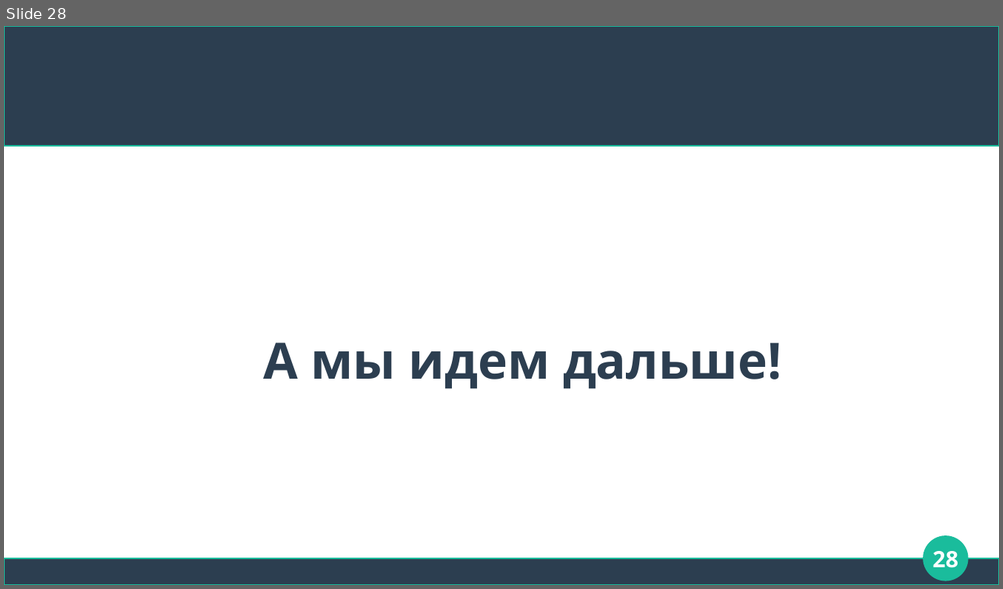
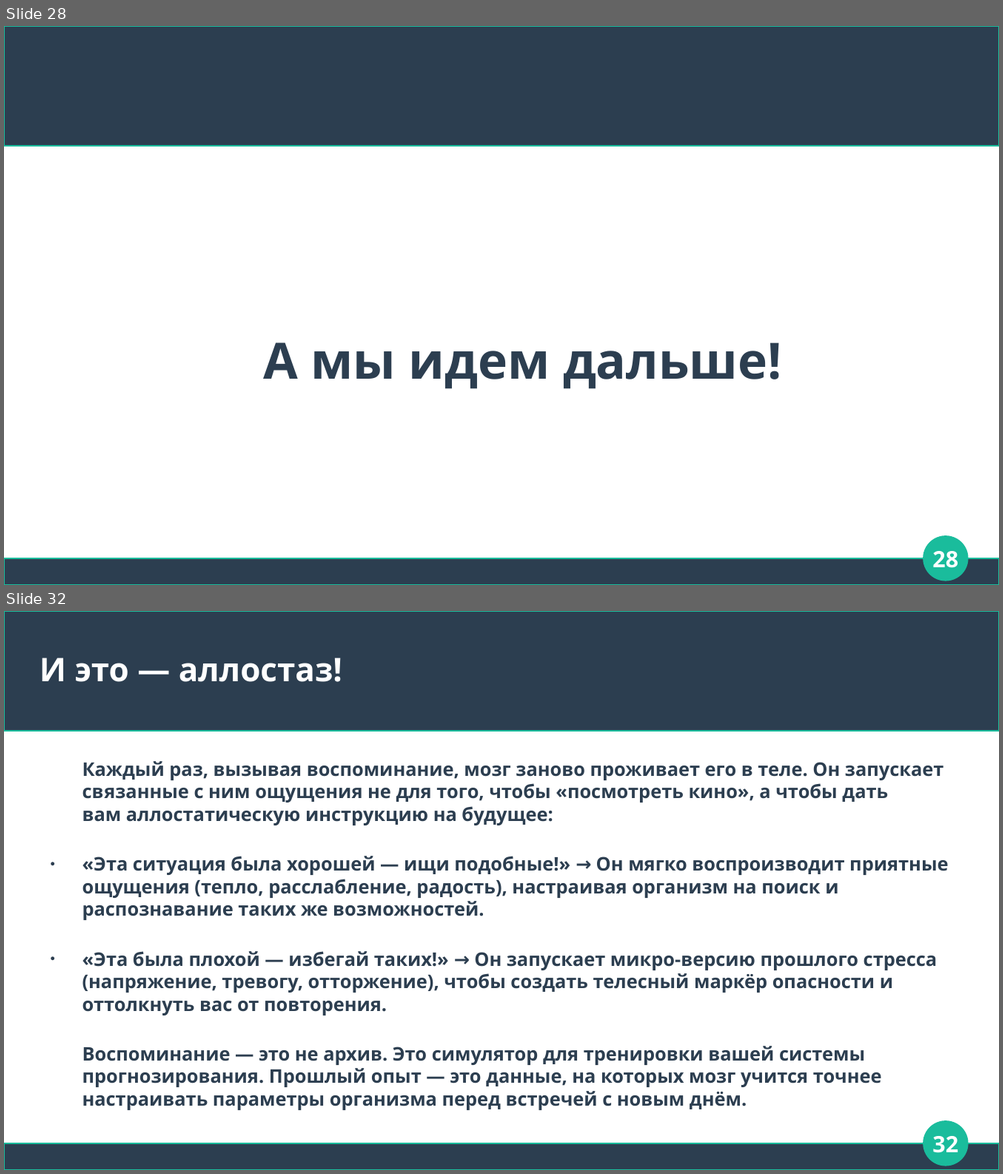
Before and after one commit to Chularev/articles, a slide deck: Psychology/4. аллостаз.odp. Shown one above the other, each under a label of ours: slide 28 before the commit, slides 28 and 32 after it; the slides between them are not shown. The pictures are 1003x589 and 1003x1174 pixels, drawn with LibreOffice and Linux fonts; fonts in the diff are those of the drawing. Boxes give left, top, right and bottom in pixels: in the first picture for what was removed or moved away, otherwise in the second. Text is boxed around its words. In the diff, an @@ line names an element or a change of style, - is before the commit and + after.

Commit message:
tmp

```diff
--- a/Psychology/4. аллостаз.odp
+++ b/Psychology/4. аллостаз.odp
@@ slide 32 added at (4, 611, 999, 1170), background #FFFFFF; not listed: 3 template elements that a slide beside it also shows @@
@@ title added at (40, 658, 342, 682), 26 pt, text #FFFFFF, bold @@
+И это — аллостаз!
@@ text added at (82, 761, 948, 1111), 15 pt, text #2C3E50, bold @@
+Каждый раз, вызывая воспоминание, мозг заново проживает его в теле. Он запускает связанные с ним ощущения не для того, чтобы «посмотреть кино», а чтобы дать вам аллостатическую инструкцию на будущее:
+● «Эта ситуация была хорошей — ищи подобные!» → Он мягко воспроизводит приятные ощущения (тепло, расслабление, радость), настраивая организм на поиск и распознавание таких же возможностей.
+● «Эта была плохой — избегай таких!» → Он запускает микро-версию прошлого стресса (напряжение, тревогу, отторжение), чтобы создать телесный маркёр опасности и оттолкнуть вас от повторения.
+Воспоминание — это не архив. Это симулятор для тренировки вашей системы прогнозирования. Прошлый опыт — это данные, на которых мозг учится точнее настраивать параметры организма перед встречей с новым днём.
@@ page number added at (932, 1136, 958, 1153), 18 pt, text #FFFFFF, bold @@
+32
```
Also in this commit, not shown: 6 other slides added.
